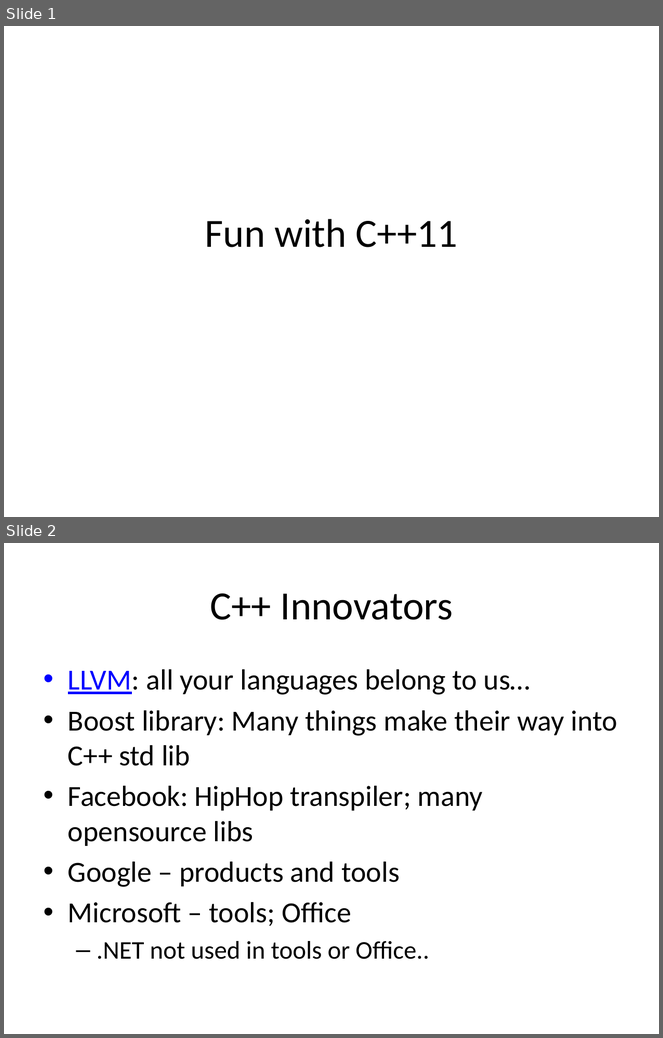
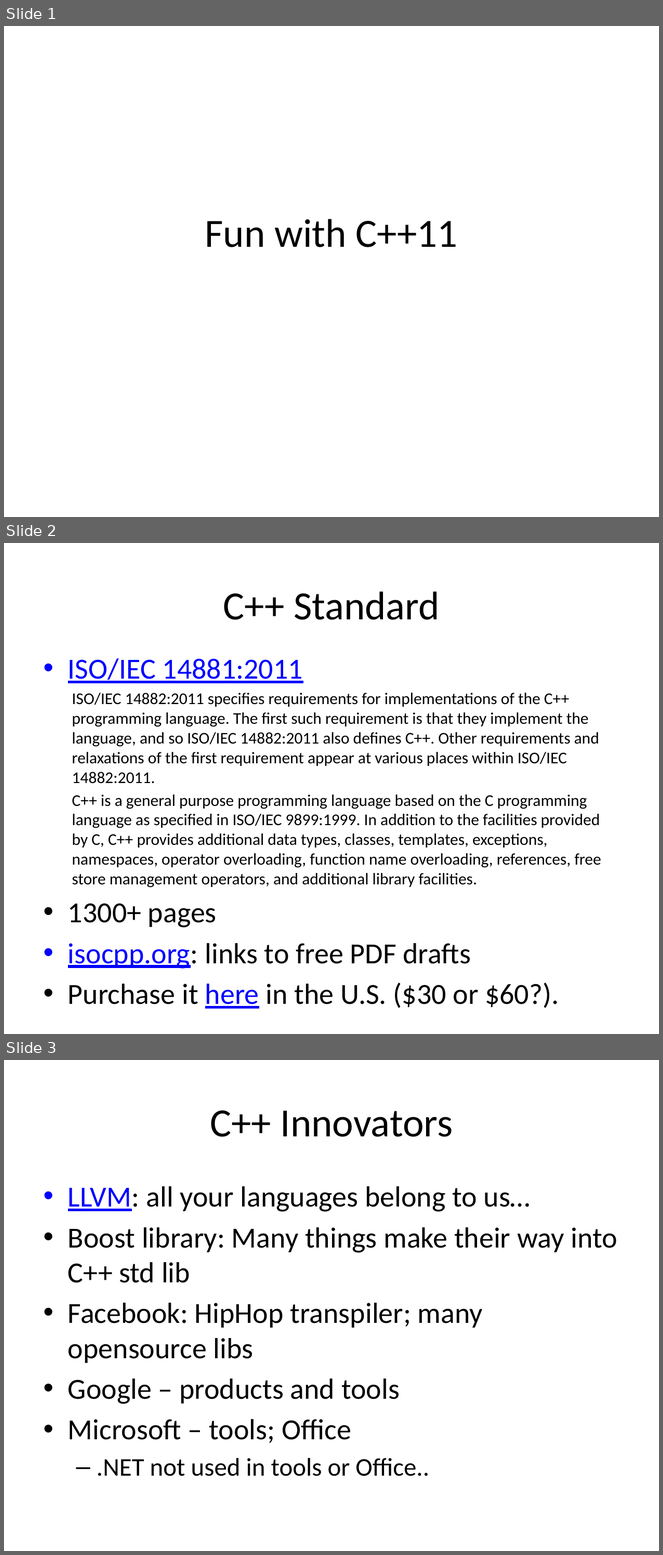
Before and after one commit to fellmad/FunWithCpp11, a slide deck: doc/Fun_with_C++11.pptx. Shown one above the other, each under a label of ours: slides 1 and 2 before the commit, slides 1, 2 and 3 after it. The pictures are 663x1038 and 663x1555 pixels, drawn with LibreOffice and Linux fonts; fonts in the diff are those of the drawing. Boxes give left, top, right and bottom in pixels: in the first picture for what was removed or moved away, otherwise in the second. Text is boxed around its words. In the diff, an @@ line names an element or a change of style, - is before the commit and + after.

```diff
--- a/doc/Fun_with_C++11.pptx
+++ b/doc/Fun_with_C++11.pptx
@@ slide 2 added at (4, 543, 659, 1034), background #FFFFFF @@
@@ title added at (223, 591, 440, 620), 44 pt, text #000000 @@
+C++ Standard
@@ text added at (68, 658, 601, 1009), 18 pt, text #000000 @@
+• ISO/IEC 14881:2011
+  ISO/IEC 14882:2011 specifies requirements for implementations of the C++ programming language. The first such requirement is that they implement the language, and so ISO/IEC 14882:2011 also defines C++. Other requirements and relaxations of the first requirement appear at various places within ISO/IEC 14882:2011.
+  C++ is a general purpose programming language based on the C programming language as specified in ISO/IEC 9899:1999. In addition to the facilities provided by C, C++ provides additional data types, classes, templates, exceptions, namespaces, operator overloading, function name overloading, references, free store management operators, and additional library facilities.
+• 1300+ pages
+• isocpp.org: links to free PDF drafts
+• Purchase it here in the U.S. ($30 or $60?).
@@ what was slide 2 is now slide 3 @@
```
Also in this commit, not shown: 5 other files.
